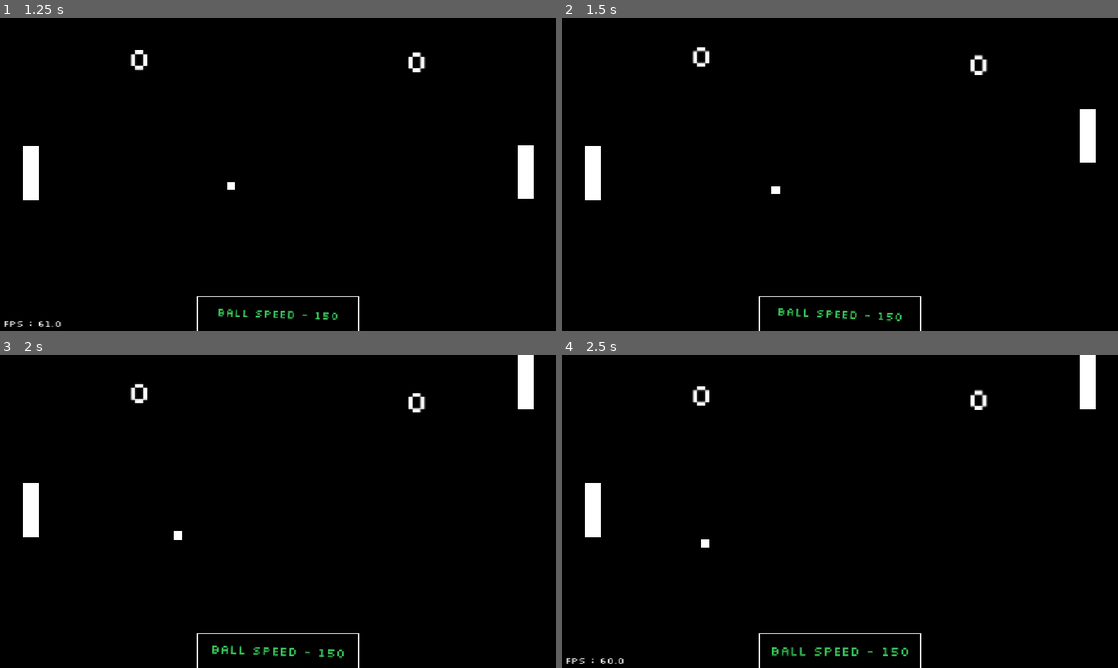
Above: before the commit, frames 1-4 (two rows, left to right).
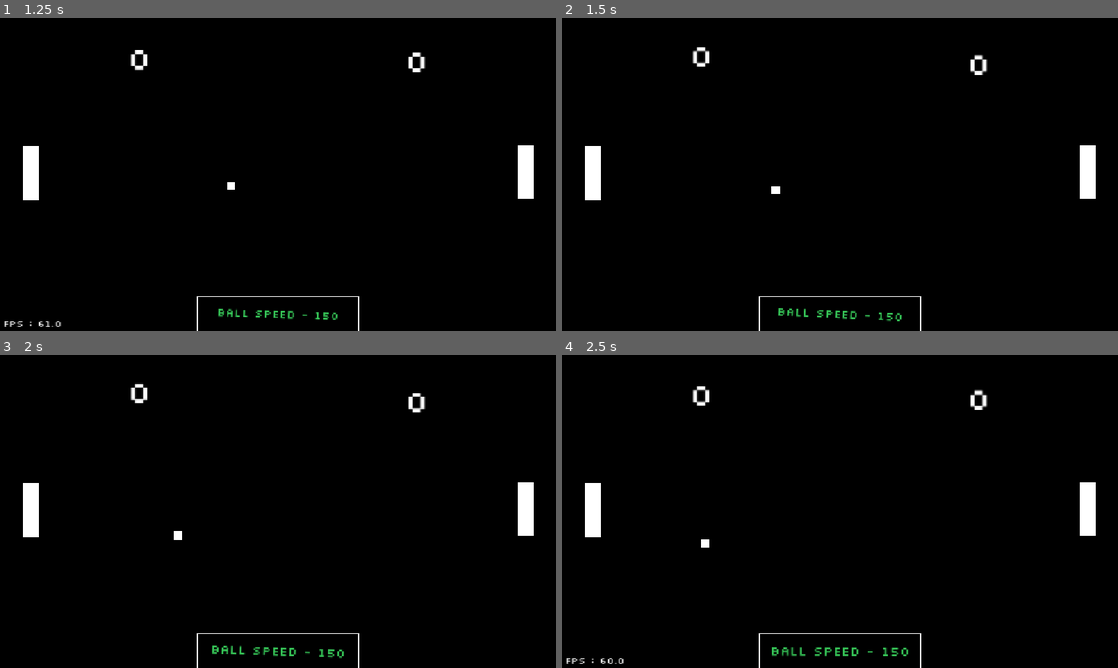
Above: after the commit, the same moments.

Repository: SlapMeLeft/Pong
Game: Godot game, scene res://Scenes/Main_Menu.tscn
Same seed, same stepped clock (60 frames per second), same inputs: the game is played once before the commit and once after it.
Inputs (mouse positions are in pixels of both pictures, inside the frame that each line leads up to):
- Up to frame 1 (1.25 s): click "Play" at 0.5 s
- Up to frame 2 (1.5 s): tap Enter (ui_accept) at 1.25 s; move the mouse to (962, 158) at 1.27 s; hold Up (ui_up) from 1.28 s (still down); tap B (FPS) at 1.35 s
- Up to frame 3 (2 s): keep holding Up (ui_up); tap Enter (ui_accept) at 1.52 s
- Up to frame 4 (2.5 s): keep holding Up (ui_up); move the mouse to (728, 527) at 2.02 s; tap B (FPS) at 2.1 s; tap Enter (ui_accept) at 2.27 s

Frame 1 is identical in both runs. In frame 2, 0.7% of the frame differs, in the area x 93-96%, y 29-58%; in frame 3, 1.0%, in the area x 93-96%, y 0-58%; in frame 4, 1.0%.

Commit message:
Paddle Movement via Controller Added

Diff:
--- a/Scripts/Player_2.gd
+++ b/Scripts/Player_2.gd
@@ -4,8 +4,8 @@
 
 
 func _physics_process(delta: float) -> void:
-	var up = Input.is_action_pressed("ui_up")
-	var down = Input.is_action_pressed("ui_down")
+	var up = Input.is_action_pressed("up2")
+	var down = Input.is_action_pressed("down2")
 
 	#Moving the pong paddles up and down
 	if up and not down:
@@ -14,7 +14,7 @@
 		velocity = Vector2(0, speed)
 	elif not up and not down:
 		velocity = Vector2(0, 0)
-	if Input.is_action_just_released("ui_up") or Input.is_action_just_released("ui_down"):
+	if Input.is_action_just_released("up2") or Input.is_action_just_released("down2"):
 		velocity = Vector2.ZERO
 
 	move_and_slide()
--- a/project.godot
+++ b/project.godot
@@ -39,21 +39,33 @@
 up={
 "deadzone": 0.2,
 "events": [Object(InputEventKey,"resource_local_to_scene":false,"resource_name":"","device":-1,"window_id":0,"alt_press …(192 unchanged characters)…
+, Object(InputEventJoypadMotion,"resource_local_to_scene":false,"resource_name":"","device":-1,"axis":1,"axis_value":-1.0,"script":null)
 ]
 }
 down={
 "deadzone": 0.2,
 "events": [Object(InputEventKey,"resource_local_to_scene":false,"resource_name":"","device":-1,"window_id":0,"alt_press …(192 unchanged characters)…
+, Object(InputEventJoypadMotion,"resource_local_to_scene":false,"resource_name":"","device":-1,"axis":1,"axis_value":1.0,"script":null)
+]
+}
+up2={
+"deadzone": 0.2,
+"events": [Object(InputEventJoypadMotion,"resource_local_to_scene":false,"resource_name":"","device":-1,"axis":3,"axis_value":-1.0,"script":null)
+]
+}
+down2={
+"deadzone": 0.2,
+"events": [Object(InputEventJoypadMotion,"resource_local_to_scene":false,"resource_name":"","device":-1,"axis":3,"axis_value":1.0,"script":null)
+]
+}
+FPS={
+"deadzone": 0.2,
+"events": [Object(InputEventKey,"resource_local_to_scene":false,"resource_name":"","device":-1,"window_id":0,"alt_pressed":false,"shift_pressed":false,"ctrl_pressed":false,"meta_pressed":false,"pressed":false,"keycode":0,"physical_keycode":66,"key_label":0,"unicode":98,"location":0,"echo":false,"script":null)
 ]
 }
 quit={
 "deadzone": 0.2,
 "events": [Object(InputEventKey,"resource_local_to_scene":false,"resource_name":"","device":-1,"window_id":0,"alt_press …(195 unchanged characters)…
-]
-}
-FPS={
-"deadzone": 0.2,
-"events": [Object(InputEventKey,"resource_local_to_scene":false,"resource_name":"","device":-1,"window_id":0,"alt_pressed":false,"shift_pressed":false,"ctrl_pressed":false,"meta_pressed":false,"pressed":false,"keycode":0,"physical_keycode":66,"key_label":0,"unicode":98,"location":0,"echo":false,"script":null)
 ]
 }
 
